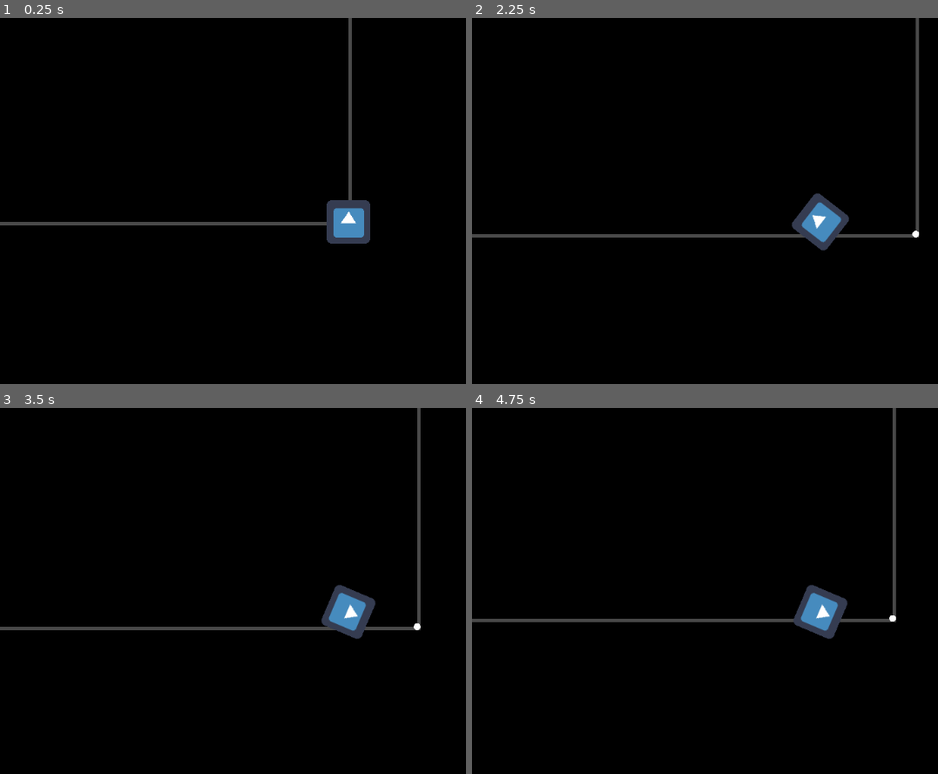
Above: before the commit, frames 1-4 (two rows, left to right).
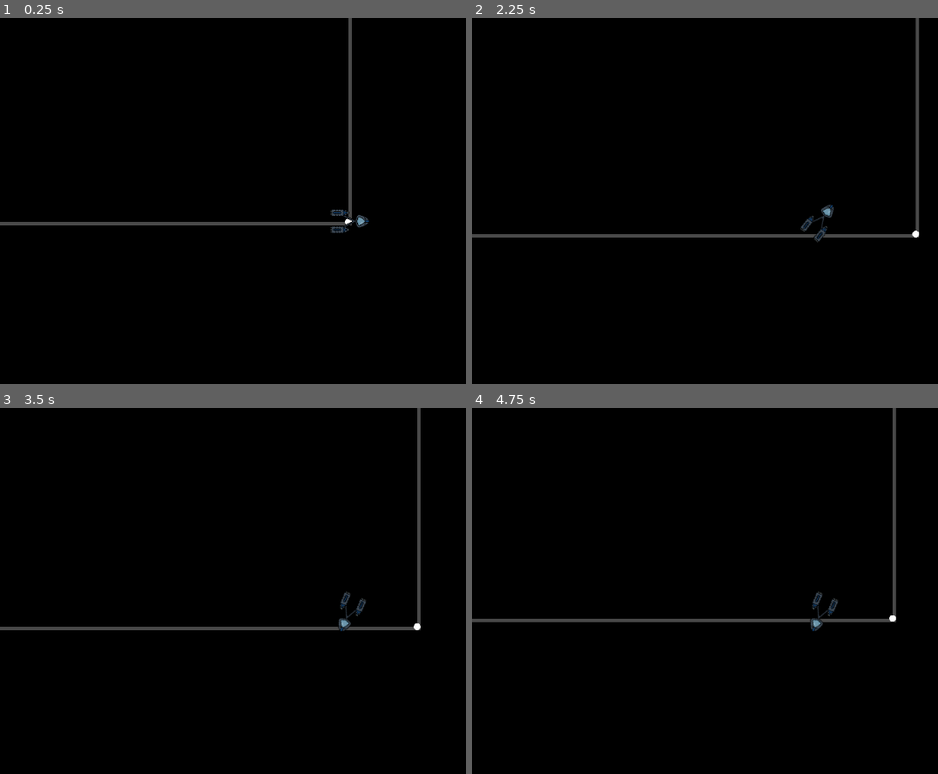
Above: after the commit, the same moments.

Repository: stuarttempleton/starscan
Game: Godot game, scene res://StarMapViewport.tscn
The game is run twice, just before and just after one commit, with the same random seed, the same clock (stepped at 60 frames per second) and the same inputs. This scene is started directly instead of the project's main scene. The engine's default icon, where the game draws it, is replaced by a stand-in: a white triangle on a blue panel in a dark square.
Inputs (mouse positions are in pixels of both pictures, inside the frame that each line leads up to):
- Up to frame 1 (0.25 s): no input
- Up to frame 2 (2.25 s): tap Enter at 0.5 s; move the mouse to (outside the picture) at 0.52 s; click (outside the picture) at 0.67 s; tap Space at 1.25 s; move the mouse to (681, 241) at 1.27 s; click (681, 241) at 1.42 s; move the mouse to (891, 131) at 2.02 s; click (891, 131) at 2.17 s
- Up to frame 3 (3.5 s): tap Enter at 2.75 s; move the mouse to (312, 693) at 2.77 s; click (312, 693) at 2.92 s
- Up to frame 4 (4.75 s): move the mouse to (outside the picture) at 3.52 s; click (outside the picture) at 3.67 s; tap Space at 4.25 s; move the mouse to (611, 550) at 4.27 s; click (611, 550) at 4.42 s

The runs differ from the first frame. In frame 1, 1.0% of the frame differs, in the area x 70-80%, y 49-62%; in frame 2, 1.1%; in frame 3, 1.1%; in frame 4, 1.1%, in the area x 68-81%, y 48-64%.

Commit message:
placeholder starship

Diff:
--- a/StarMapViewport.tscn
+++ b/StarMapViewport.tscn
@@ -1,8 +1,9 @@
-[gd_scene load_steps=5 format=2]
+[gd_scene load_steps=6 format=2]
 
 [ext_resource path="res://Starfield.gd" type="Script" id=1]
 [ext_resource path="res://ShipAvatar.gd" type="Script" id=2]
 [ext_resource path="res://icon.png" type="Texture" id=3]
+[ext_resource path="res://sprites/LSS_Science.png" type="Texture" id=4]
 
 [sub_resource type="RectangleShape2D" id=1]
 extents = Vector2( 30, 30 )
@@ -19,7 +20,12 @@
 [node name="Camera2D" type="Camera2D" parent="ShipAvatar"]
 current = true
 
+[node name="LSS_Science" type="Sprite" parent="ShipAvatar"]
+rotation = -1.5708
+texture = ExtResource( 4 )
+
 [node name="icon" type="Sprite" parent="ShipAvatar"]
+visible = false
 texture = ExtResource( 3 )
 
 [node name="CollisionShape2D" type="CollisionShape2D" parent="ShipAvatar"]
Binary file added: sprites/LSS_Science.png
Not shown, added: sprites/LSS_Science.png.import
Binary file added: sprites/LSS_Transporter.png
Not shown, added: sprites/LSS_Transporter.png.import
